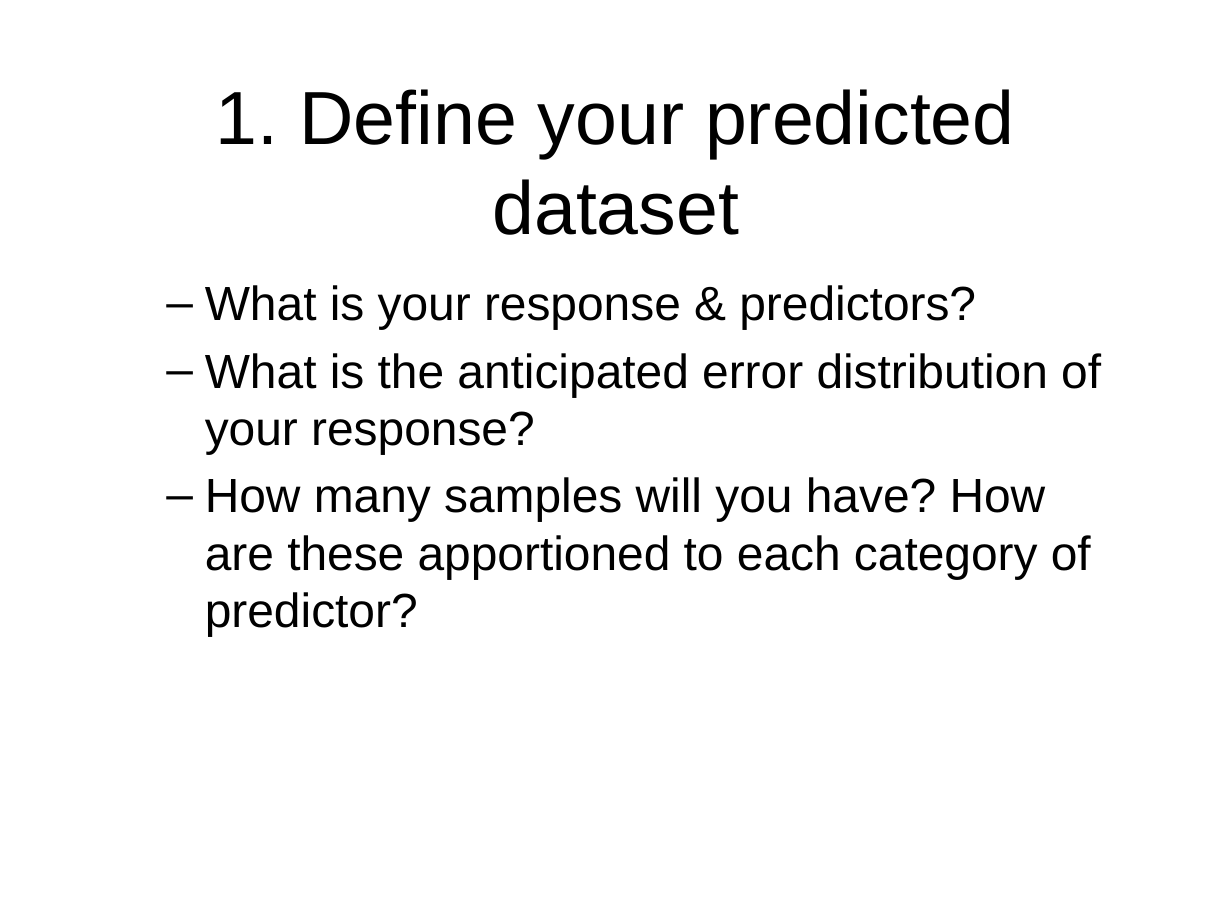
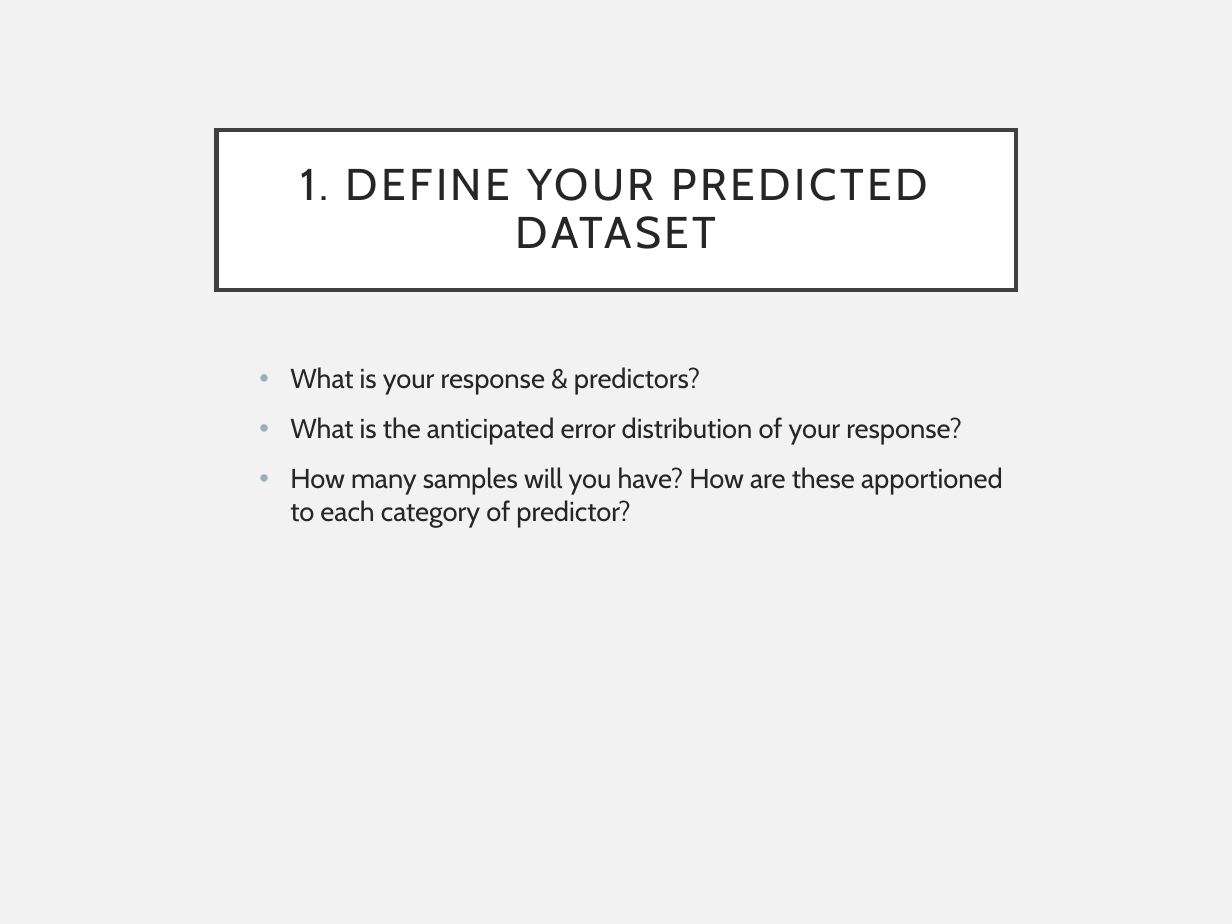
Before and after one commit to EEOB590A-Fall-2019/Course-Materials, a slide deck: slide 4 of 5. Simulating Data/SimulatingData.pptx. Drawn at 1232x924 pixels with LibreOffice and Linux fonts; fonts in the diff are those of the drawing. Boxes give left, top, right and bottom in pixels: in the first picture for what was removed or moved away, otherwise in the second. Text is boxed around its words. In the diff, an @@ line names an element or a change of style, - is before the commit and + after.

```diff
--- a/5. Simulating Data/SimulatingData.pptx
+++ b/5. Simulating Data/SimulatingData.pptx
@@ background #FFFFFF to #F2F2F2 @@
@@ title "1. DEFINE YOUR PREDICTED DATASET": place and size @@
-title "1. DEFINE YOUR PREDICTED DATASET" at [216, 89, 1015, 235]
+title "1. DEFINE YOUR PREDICTED DATASET" at [217, 129, 1016, 290]
@@ title "1. DEFINE YOUR PREDICTED DATASET" at [217, 129, 1016, 290]: fill none to #FFFFFF; outline none to #404040 2.5 pt @@
@@ title at [300, 168, 928, 249]: text changed; size 44 to 26 pt; font Arial to Cabin; text colour #000000 to #262626 @@
-1. Define your predicted dataset
+1. DEFINE YOUR PREDICTED DATASET
@@ text "What is your response & ...": place and size @@
-text "What is your response & ..." at [205, 285, 1101, 636]
+text "What is your response & ..." at [290, 367, 1003, 527]
@@ text "What is your response & ..." at [290, 367, 1003, 527]: size 28 to 16 pt, font Arial to Cabin, text colour #000000 to #262626; bullet – to •; more space between paragraphs @@
```
Also in this commit, not shown: 11 other slides changed, 2 other files.
